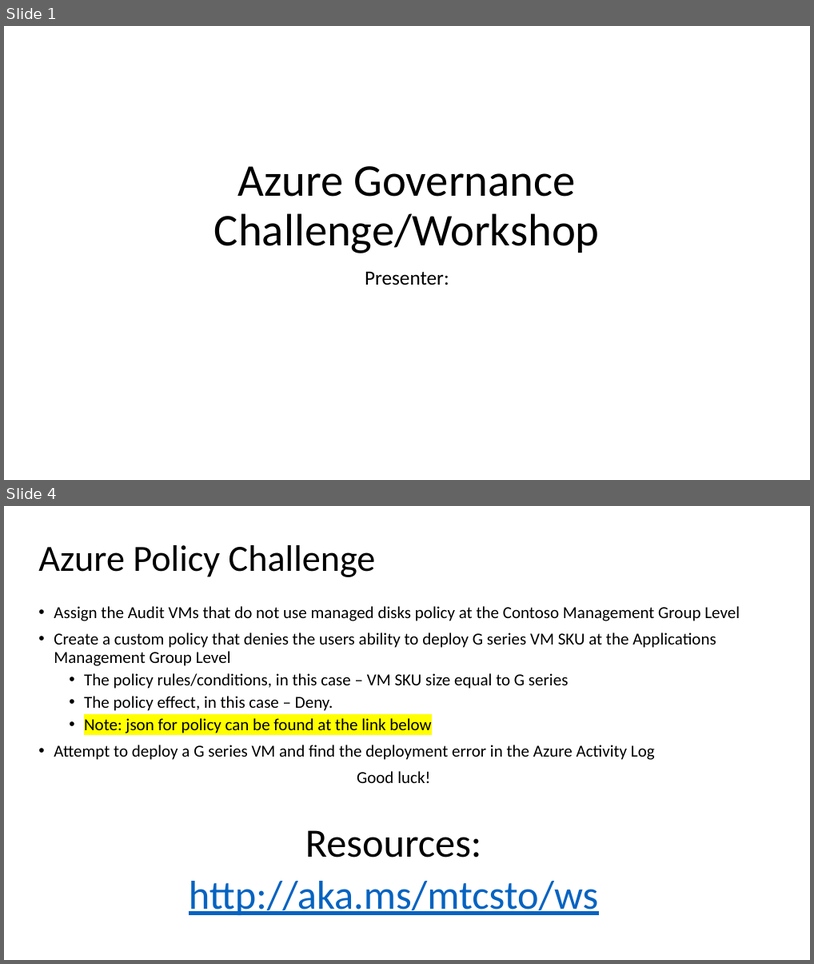
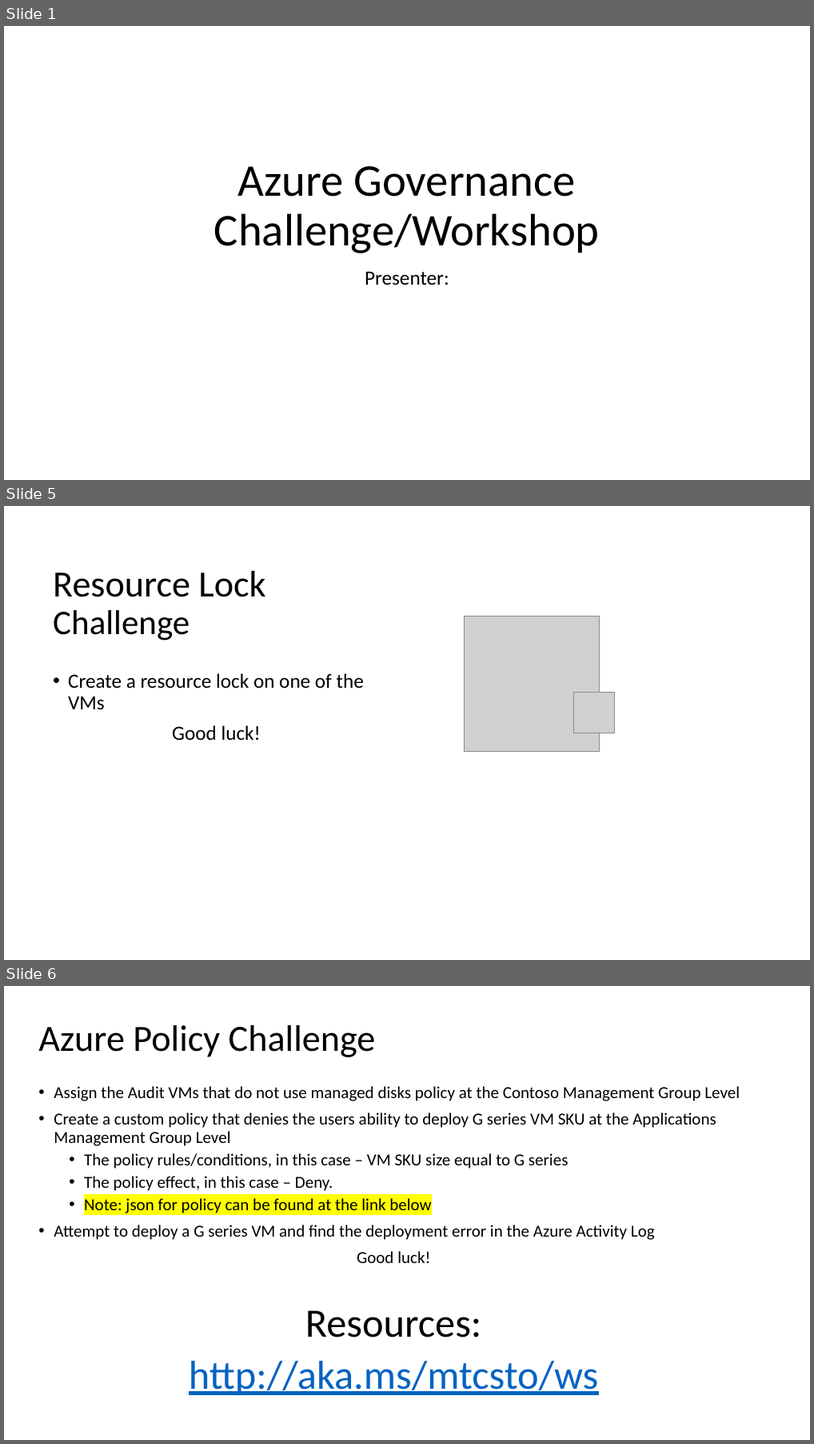
Before and after one commit to TheModin/AzureGovernance, a slide deck: Azure Governance Hack.pptx. Shown one above the other, each under a label of ours: slides 1 and 4 before the commit, slides 1, 5 and 6 after it; the slides between them are not shown. The pictures are 814x964 and 814x1444 pixels, drawn with LibreOffice and Linux fonts; fonts in the diff are those of the drawing; grey boxes stand for pictures. Boxes give left, top, right and bottom in pixels: in the first picture for what was removed or moved away, otherwise in the second. Text is boxed around its words. In the diff, an @@ line names an element or a change of style, - is before the commit and + after.

```diff
--- a/Azure Governance Hack.pptx
+++ b/Azure Governance Hack.pptx
@@ slide 5 added at (4,506,810,960), background #FFFFFF @@
@@ title added at (53,571,266,640), 44 pt, text #000000 @@
+Resource Lock Challenge
@@ picture added at (464,616,600,751) @@
@@ text added at (68,673,364,740), 24 pt, text #000000 @@
+• Create a resource lock on one of the VMs
+Good luck!
@@ picture added at (574,692,614,733) @@
@@ what was slide 4 is now slide 6 @@
```
Also in this commit, not shown: 1 slide changed, 1 other slide added.
